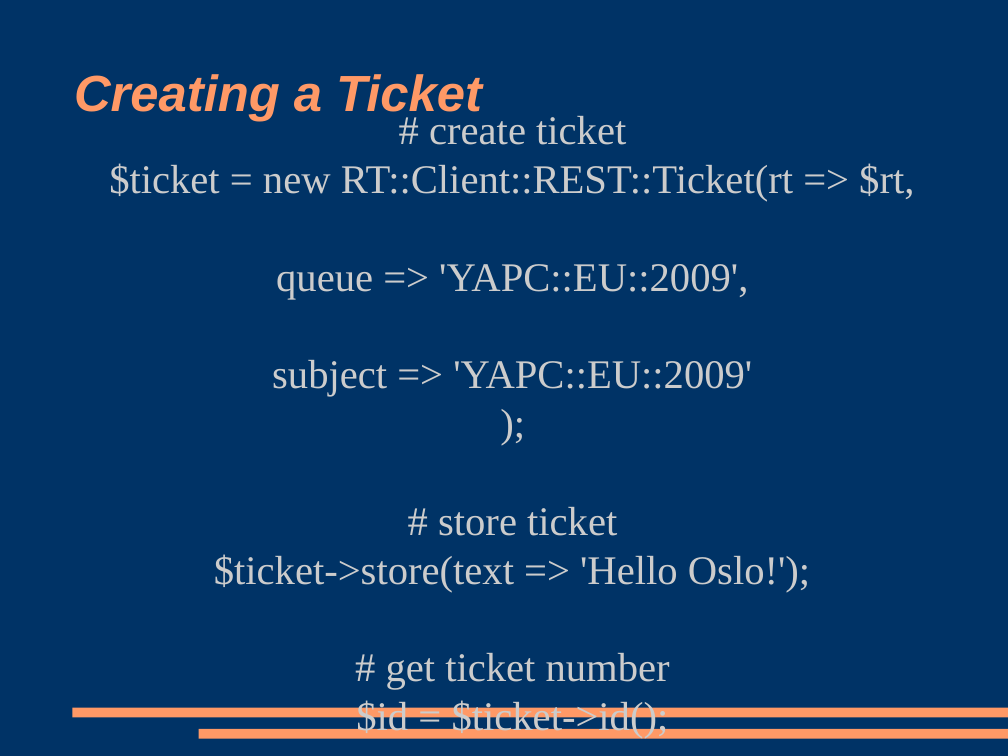
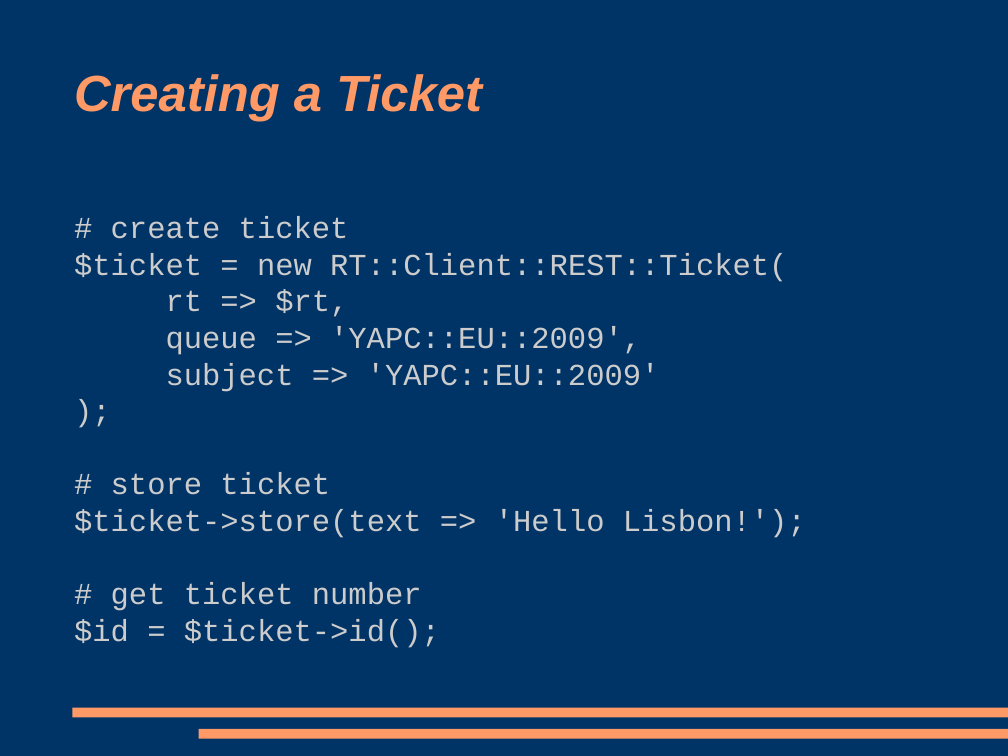
Before and after one commit to racke/Presentations, a slide deck: slide 31 of yapc2009/rt38.odp (slide 25 before the commit). Drawn at 1008x756 pixels with LibreOffice and Linux fonts; fonts in the diff are those of the drawing. Boxes give left, top, right and bottom in pixels: in the first picture for what was removed or moved away, otherwise in the second. Text is boxed around its words. In the diff, an @@ line names an element or a change of style, - is before the commit and + after.

```diff
--- a/yapc2009/rt38.odp
+++ b/yapc2009/rt38.odp
@@ subtitle "# create ticket": place and size @@
-subtitle "# create ticket" at [109,115,914,738]
+subtitle "# create ticket" at [74,216,806,648]
@@ subtitle at [74,216,660,648]: size 32 to 24 pt, font Times New Roman to Courier New in "# create ticket", "queue => 'YAPC::EU::2009',", "subject => 'YAPC::EU::2009'", ");" and 3 more places; alignment centre to left @@
@@ subtitle at [74,253,787,317]: text changed; size 32 to 24 pt; font Times New Roman to Courier New @@
-$ticket = new RT::Client::REST::Ticket(rt => $rt,
+$ticket = new RT::Client::REST::Ticket(
+rt => $rt,
@@ subtitle at [74,509,806,538]: text changed; size 32 to 24 pt; font Times New Roman to Courier New @@
-$ticket->store(text => 'Hello Oslo!');
+$ticket->store(text => 'Hello Lisbon!');
```
Also in this commit, not shown: 6 other slides changed, 6 slides added.
